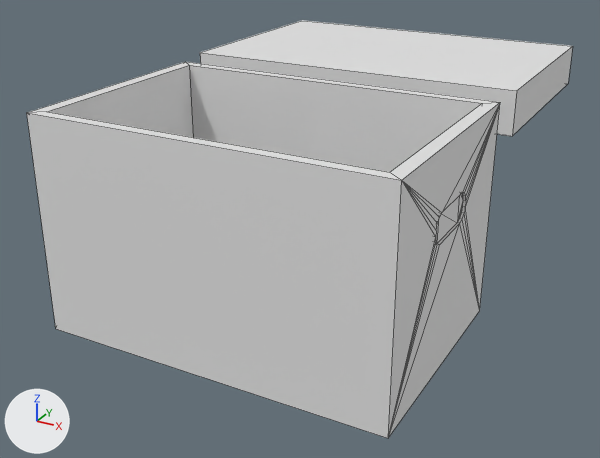
The FBX model Assets/Models/Dressing Room/SM_Costume_Box_Open.fbx as it was, and as the next commit left it.
One viewpoint serves both versions: a 50 mm lens placed at (0.892, -1.483, 0.994), pointed at (-0.053, 0.236, 0.134). Arrows for +X, +Y and +Z are at lower left; the lights stay in place. The older version comes first. Mesh edges are drawn as thin lines. Where no turn or scale is listed for an object, it has been applied to the vertices.

The first picture shows 'Caixa_Figurino_Grande_Aberta_V1'.
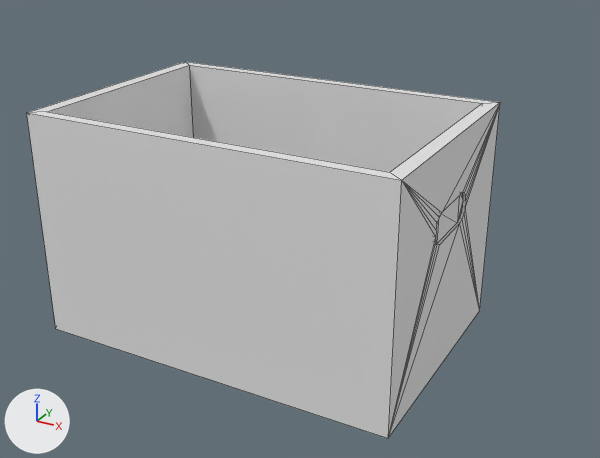
The change, as a list of edits to the scene's bpy script:
```text
Change me_plane_034:
    used by ob_caixa_figurino_grande_aberta_v1; location = (0.0, 0.0, 0.0)
    remove me_plane_034.from_pydata(...)  # 96 vertices, 126 faces; spans x -0.433..0.433, y -0.279..0.939, z 0.0..0.526
    add me_plane_034.from_pydata(...)  # 80 vertices, 112 faces; spans x -0.42..0.42, y -0.279..0.279, z 0.0..0.519
    me_plane_034 part 1: the loose piece of 16 vertices spanning x -0.433..0.433, y 0.364..0.939, z 0.42..0.526 is deleted
```

Location of each change, (x1, y1, x2, y2) in pixels of the pictures (600 x 458 px):
'Caixa_Figurino_Grande_Aberta_V1', reshaped (13% narrower, 10% shorter): before (27, 20, 573, 438); after (27, 62, 500, 438)
part 1 of me_plane_034, deleted: before (200, 20, 573, 136)
